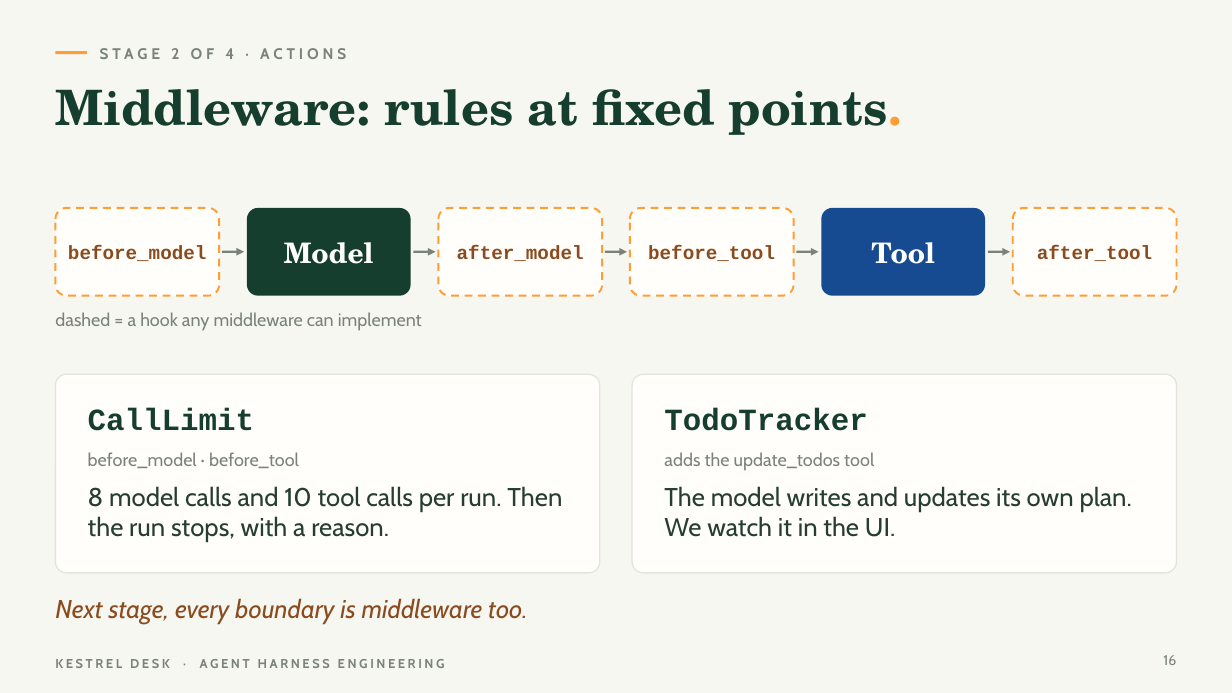
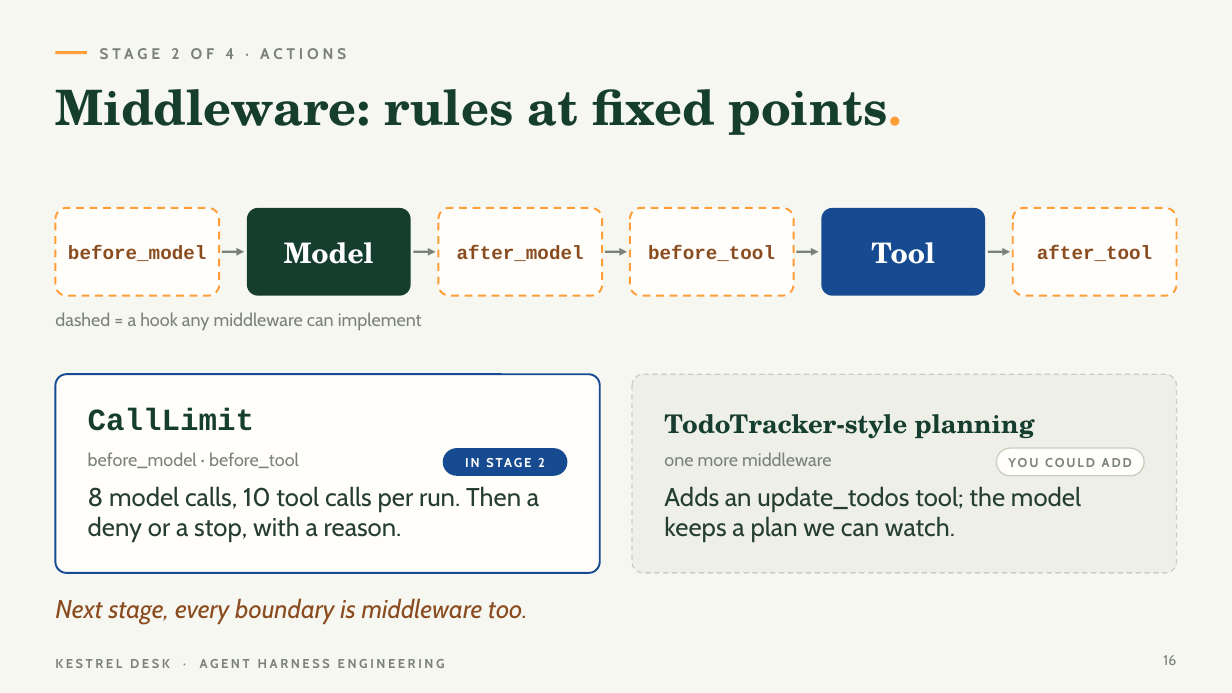
Before and after one commit to shubham-t/kestrel-desk, a slide deck: slide 16 of deck/Kestrel-Desk-Harness-Engineering.pptx. Drawn at 1232x693 pixels with LibreOffice and Linux fonts; fonts in the diff are those of the drawing. Boxes give left, top, right and bottom in pixels: in the first picture for what was removed or moved away, otherwise in the second. Text is boxed around its words. In the diff, an @@ line names an element or a change of style, - is before the commit and + after.

```diff
--- a/deck/Kestrel-Desk-Harness-Engineering.pptx
+++ b/deck/Kestrel-Desk-Harness-Engineering.pptx
@@ rounded rectangle at [55, 374, 600, 573]: outline #E2E5DA 1 pt to #174B91 1.5 pt @@
@@ rounded rectangle at [632, 374, 1177, 573]: fill #FFFEFA to #EEF0E8; outline #E2E5DA 1 pt to #C9CEC0 1 pt dashed @@
@@ text at [664, 414, 1035, 439]: text changed; size 24 to 20 pt; font Courier New to TeX Gyre Schola @@
-TodoTracker
+TodoTracker-style planning
@@ text "TodoTracker-style planning" at [664, 414, 1035, 439]: vertical alignment top to middle @@
@@ rounded rectangle added at [443, 448, 567, 476], fill #174B91 @@
@@ rounded rectangle added at [996, 448, 1144, 476], fill #FFFEFA, outline #C9CEC0 1 pt @@
@@ text added at [538, 458, 545, 467], 10 pt, text #FFFFFF, bold @@
+IN STAGE 2
@@ text at [664, 452, 831, 466]: text changed @@
-adds the update_todos tool
+one more middleware
@@ text added at [1008, 458, 1132, 467], 10 pt, text #7B8379, bold @@
+YOU COULD ADD
@@ text at [88, 486, 539, 542]: text changed @@
-8 model calls and 10 tool calls per run. Then the run stops, with a reason.
+8 model calls, 10 tool calls per run. Then a deny or a stop, with a reason.
@@ text at [664, 486, 1081, 542]: text changed @@
-The model writes and updates its own plan. We watch it in the UI.
+Adds an update_todos tool; the model keeps a plan we can watch.
```
Also in this commit, not shown: 14 other slides changed, 3 slides added, 3 slides removed, 33 other files.
